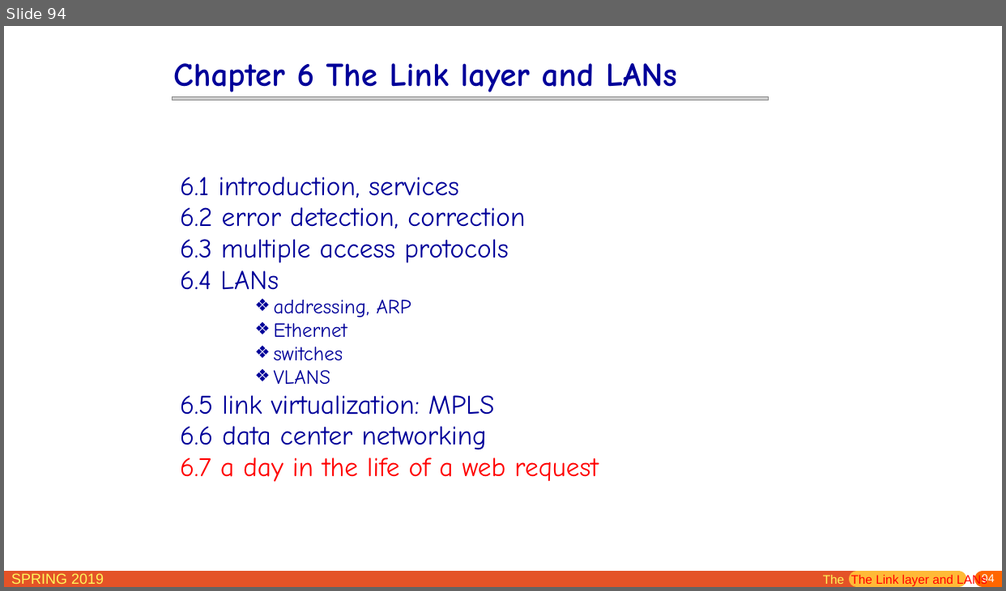
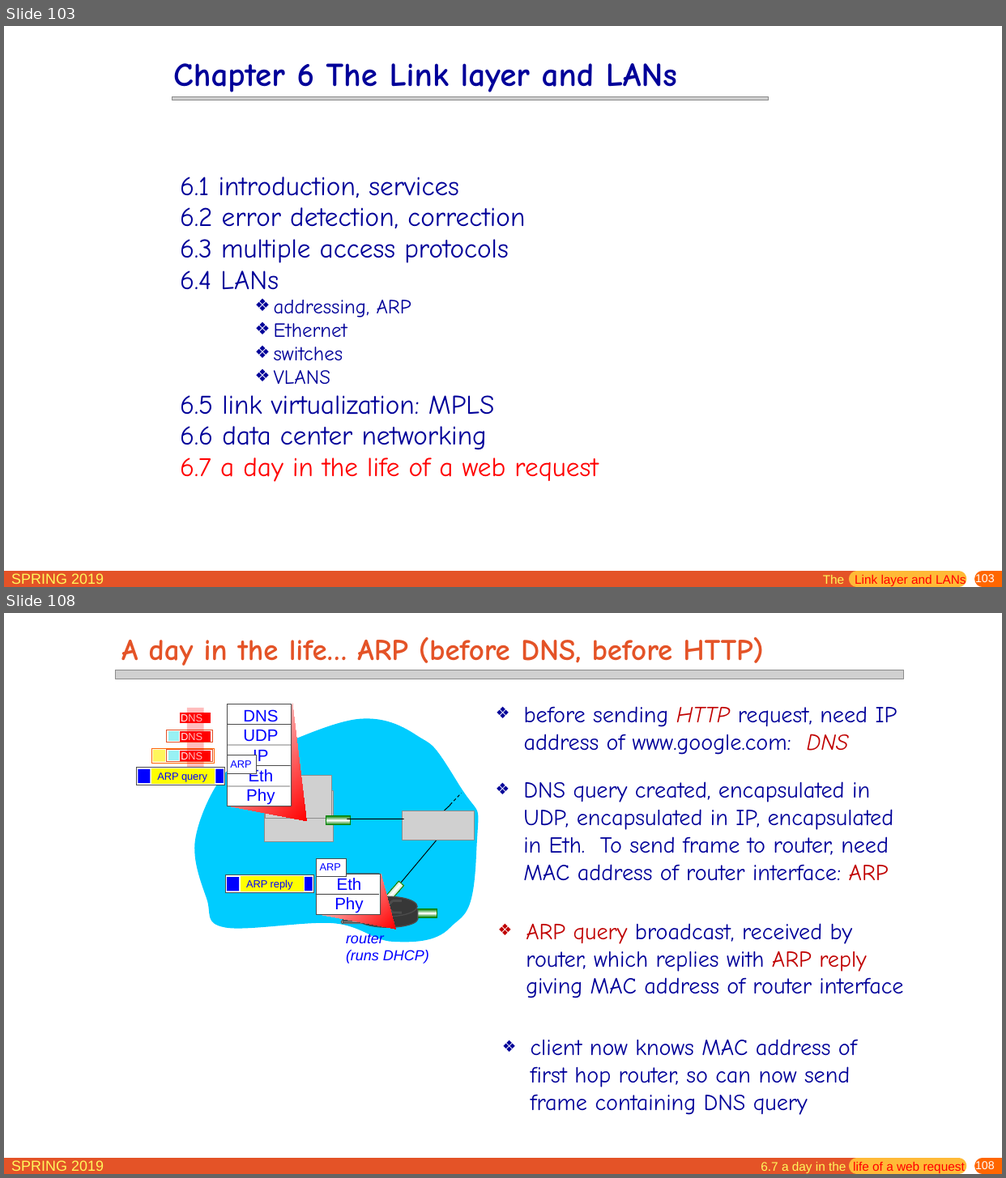
Before and after one commit to jichenghu/PPT_networkDistributed, a slide deck: chapter6.pptx. Shown one above the other, each under a label of ours: slide 94 before the commit, slides 103 and 108 after it; the slides between them are not shown. The pictures are 1006x591 and 1006x1178 pixels, drawn with LibreOffice and Linux fonts; fonts in the diff are those of the drawing; grey boxes stand for pictures. Boxes give left, top, right and bottom in pixels: in the first picture for what was removed or moved away, otherwise in the second. Text is boxed around its words. In the diff, an @@ line names an element or a change of style, - is before the commit and + after.

```diff
--- a/chapter6.pptx
+++ b/chapter6.pptx
@@ slide 108 added at (4,613,1002,1174), background #FFFFFF; not listed: 5 template elements that a slide beside it also shows @@
@@ title added at (121,637,763,671), 28.8 pt, text #E45327, bold @@
+A day in the life… ARP (before DNS, before HTTP)
@@ picture added at (115,670,904,679) @@
@@ group added at (151,708,214,780): 9 rectangles, 3 texts, 1 down arrow @@
+DNS
+DNS
+DNS
@@ text added at (524,706,897,755), 22 pt, text #000099 @@
+❖ before sending HTTP request, need IP address of www.google.com: DNS
@@ rectangle added at (227,756,257,773), fill #FFFFFF, outline #4C4C4C 0.75 pt @@
@@ group added at (137,767,225,786): 4 rectangles, 1 text @@
+ARP query
@@ text added at (230,760,251,768), 10 pt, text #0000FF @@
+ARP
@@ text added at (523,781,894,881), 22 pt, text #000099 @@
+❖ DNS query created, encapsulated in UDP, encapsulated in IP, encapsulated in Eth. To send frame to router, need MAC address of router interface: ARP
@@ group added at (226,704,306,821): 4 lines, 1 freeform shape, 1 rectangle, 1 text @@
+DNS
+UDP
+IP
+Eth
+Phy
@@ line added from (347, 819) to (404, 819), #000000 0.75 pt @@
@@ group added at (225,875,313,893): 4 rectangles, 1 text @@
+ARP reply
@@ group added at (315,858,395,929): 2 rectangles, 2 texts, 2 lines, 1 freeform shape @@
+Eth
+Phy
+ARP
@@ group added at (192,717,484,964): 11 lines, 7 rectangles, 6 ellipses, 4 freeform shapes, 3 pictures, 2 rounded rectangles, 1 text @@
+router
+(runs DHCP)
@@ text added at (526,923,903,999), 22 pt, text #000099 @@
+❖ ARP query broadcast, received by router, which replies with ARP reply giving MAC address of router interface
@@ text added at (530,1039,857,1115), 22 pt, text #000099 @@
+❖ client now knows MAC address of first hop router, so can now send frame containing DNS query
@@ text added at (761,1162,965,1174), 12 pt, text #FF0000 @@
+6.7 a day in the life of a web request
@@ what was slide 94 is now slide 103 @@
@@ slide 103 changed as well @@
@@ text at (823,574,966,587): text changed @@
-The The Link layer and LANs
+The Link layer and LANs
@@ page number at (975,574,995,586): text changed @@
-94
+103
```
Also in this commit, not shown: 13 other slides changed, 16 other slides added.
